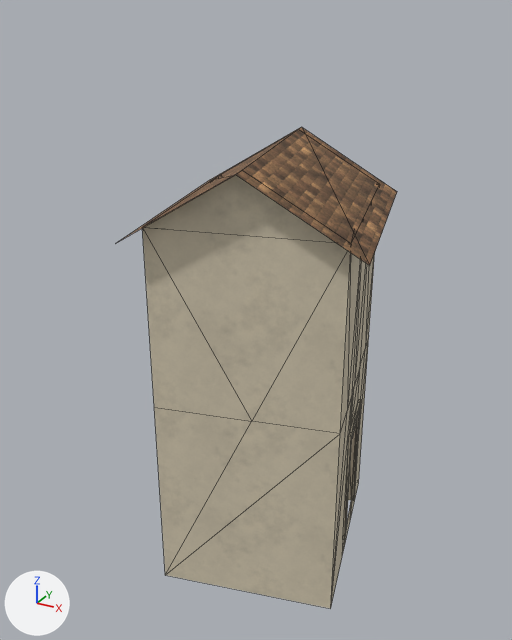
Before and after pictures for a commit that changed the glTF model world/bridgehollow__dyers_walk_local/export/models/buildings/bld_house_063.glb.
Camera for both pictures: a 50 mm camera at (5.29, -10.22, 9.56) aimed at (-0.24, -0.17, 4.53). The axes (+X, +Y, +Z) are drawn at lower left. The lights are the same throughout. The first picture is the older version. Mesh edges are drawn as thin lines. Vertices at exactly the same position are counted once.

Before the edit, the objects in view are built like this:
```python
me_bld_house_063 = bpy.data.meshes.new('bld_house_063')
me_bld_house_063.from_pydata(...)  # 66 vertices, 74 faces; spans x -1.94..1.94, y -2.16..2.16, z 0.0..3.57
# faces by material slot: [44, 30]
me_bld_house_063.materials.append(mat_mat_plaster)
me_bld_house_063.materials.append(mat_mat_trim)
me_bld_house_063_roof = bpy.data.meshes.new('bld_house_063_roof')
me_bld_house_063_roof.from_pydata(...)  # 52 vertices, 50 faces; spans x -2.3..2.3, y -2.54..2.54, z 6.25..7.54
# faces by material slot: [4, 40, 2, 4]
me_bld_house_063_roof.materials.append(mat_mat_ceiling)  # pale yellow #e0d7c5
me_bld_house_063_roof.materials.append(mat_mat_joist)  # beige #a18a70
me_bld_house_063_roof.materials.append(mat_mat_plaster)
me_bld_house_063_roof.materials.append(mat_mat_shingle)
me_bld_house_063_shell_f1 = bpy.data.meshes.new('bld_house_063_shell_f1')
me_bld_house_063_shell_f1.from_pydata(...)  # 36 vertices, 44 faces; spans x -1.94..1.94, y -2.16..2.16, z 3.57..6.61
me_bld_house_063_shell_f1.materials.append(mat_mat_plaster)
ob_bld_house_063 = bpy.data.objects.new('bld_house_063', me_bld_house_063)
ob_bld_house_063.location = (0.0, 0.0, 0.0)
ob_bld_house_063_roof = bpy.data.objects.new('bld_house_063_roof', me_bld_house_063_roof)
ob_bld_house_063_roof.location = (0.0, 0.0, 0.0)
ob_bld_house_063_shell_f1 = bpy.data.objects.new('bld_house_063_shell_f1', me_bld_house_063_shell_f1)
ob_bld_house_063_shell_f1.location = (0.0, 0.0, 0.0)
```
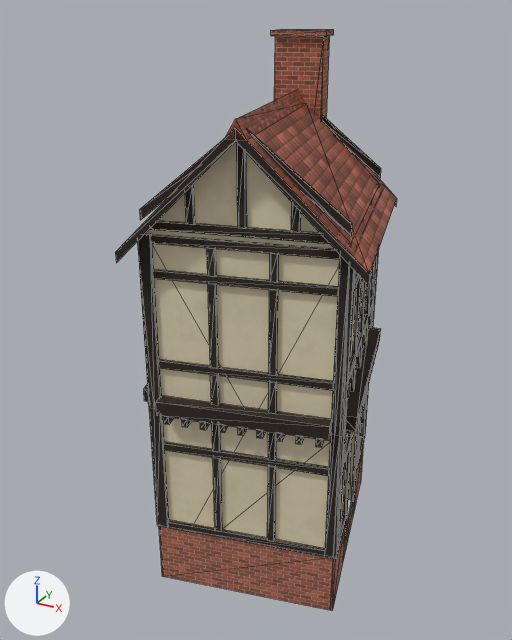
Pixel boxes (x1, y1, x2, y2) of what changed, in the pictures (512 x 640 px):
'bld_house_063_shell_f1', reshaped: before (142, 228, 375, 434); after (138, 229, 381, 441)
'bld_house_063', reshaped (7% wider): before (154, 337, 369, 609); after (148, 349, 378, 611)
'bld_house_063_roof', reshaped: before (118, 127, 397, 265); after (115, 29, 397, 286)
part 1 of me_bld_house_063, added: after (148, 349, 378, 611)
part 2 of me_bld_house_063, recoloured: before (154, 337, 369, 609); after (162, 411, 363, 548)
part 3 of me_bld_house_063, recoloured: before (343, 400, 361, 540); after (345, 419, 360, 538)
part 4 of me_bld_house_063_shell_f1, added: after (138, 234, 381, 441)
part 5 of me_bld_house_063_shell_f1, recoloured: before (142, 228, 375, 434); after (145, 229, 373, 419)

What changed in the scene script:
```text
Add mat_mat_s_plaster_e6d9b8:
    mat_mat_s_plaster_e6d9b8 = bpy.data.materials.new('mat_s_plaster_e6d9b8')
    # uses the picture img_mat_s_plaster_e6d9b8
    # uses the picture img_mat_s_plaster_e6d9b8_n
Add mat_mat_s_brick_a0523a:
    mat_mat_s_brick_a0523a = bpy.data.materials.new('mat_s_brick_a0523a')
    # uses the picture img_mat_s_brick_a0523a
    # uses the picture img_mat_s_brick_a0523a_n
Add mat_mat_s_beam_2a2018:
    mat_mat_s_beam_2a2018 = bpy.data.materials.new('mat_s_beam_2a2018')
    # uses the picture img_mat_s_beam_2a2018
    # uses the picture img_mat_s_beam_2a2018_n
Add mat_mat_s_tint_red_tile_8e4a34:
    mat_mat_s_tint_red_tile_8e4a34 = bpy.data.materials.new('mat_s_tint_red_tile_8e4a34')
    # uses the picture img_mat_s_tint_red_tile_8e4a34
    # uses the picture img_mat_s_tint_red_tile_8e4a34_mr
    # uses the picture img_mat_s_tint_red_tile_8e4a34_n
Add mat_mat_s_brick_a35a45:
    mat_mat_s_brick_a35a45 = bpy.data.materials.new('mat_s_brick_a35a45')
    # uses the picture img_mat_s_brick_a35a45
    # uses the picture img_mat_s_brick_a35a45_n
Change me_bld_house_063:
    remove me_bld_house_063.from_pydata(...)  # 66 vertices, 74 faces; spans x -1.94..1.94, y -2.16..2.16, z 0.0..3.57
    add me_bld_house_063.from_pydata(...)  # 726 vertices, 738 faces; spans x -2.08..2.08, y -2.31..2.31, z 0.0..3.57
    me_bld_house_063 part 1: 660 vertices added at x -2.08..2.08, y -2.31..2.31, z 0.0..3.57
    me_bld_house_063 part 2: 15 faces spanning x -1.94..1.94, y -2.16..2.16, z 0.0..3.57 switch from mat_mat_plaster to mat_mat_s_plaster_e6d9b8
    me_bld_house_063 part 3: 21 faces spanning x 1.34..1.69, y -0.27..1.01, z 0.52..2.77 switch from mat_mat_trim to mat_mat_s_beam_2a2018
    add me_bld_house_063.materials.append(mat_mat_s_brick_a35a45)
Change me_bld_house_063_shell_f1:
    remove me_bld_house_063_shell_f1.from_pydata(...)  # 36 vertices, 44 faces; spans x -1.94..1.94, y -2.16..2.16, z 3.57..6.61
    add me_bld_house_063_shell_f1.from_pydata(...)  # 632 vertices, 556 faces; spans x -2.12..2.12, y -2.35..2.35, z 3.57..6.61
    me_bld_house_063_shell_f1 part 4: 596 vertices added at x -2.12..2.12, y -2.35..2.35, z 3.57..6.61
    me_bld_house_063_shell_f1 part 5: 26 faces spanning x -1.94..1.94, y -2.16..2.16, z 3.57..6.61 switch from mat_mat_plaster to mat_mat_s_plaster_e6d9b8
    add me_bld_house_063_shell_f1.materials.append(mat_mat_s_beam_2a2018)
Change me_bld_house_063_roof:
    remove me_bld_house_063_roof.from_pydata(...)  # 52 vertices, 50 faces; spans x -2.3..2.3, y -2.54..2.54, z 6.25..7.54
    add me_bld_house_063_roof.from_pydata(...)  # 166 vertices, 190 faces; spans x -2.31..2.31, y -2.54..2.54, z 0.0..9.22
    me_bld_house_063_roof part 6: 1 vertex moved from x -2.3, y 1.66, z 6.43 to x -2.31, y 1.66, z 6.31; 7 vertices removed from x -1.27..2.3, y -2.54..2.54, z 6.43..7.54; 121 vertices added at x -2.31..2.31, y -2.54..2.54, z 0.0..9.22
    remove me_bld_house_063_roof.materials.append(mat_mat_plaster)
    remove me_bld_house_063_roof.materials.append(mat_mat_shingle)
    add me_bld_house_063_roof.materials.append(mat_mat_s_beam_2a2018)
    add me_bld_house_063_roof.materials.append(mat_mat_s_brick_a0523a)
    add me_bld_house_063_roof.materials.append(mat_mat_s_plaster_e6d9b8)
    add me_bld_house_063_roof.materials.append(mat_mat_s_tint_red_tile_8e4a34)
```
